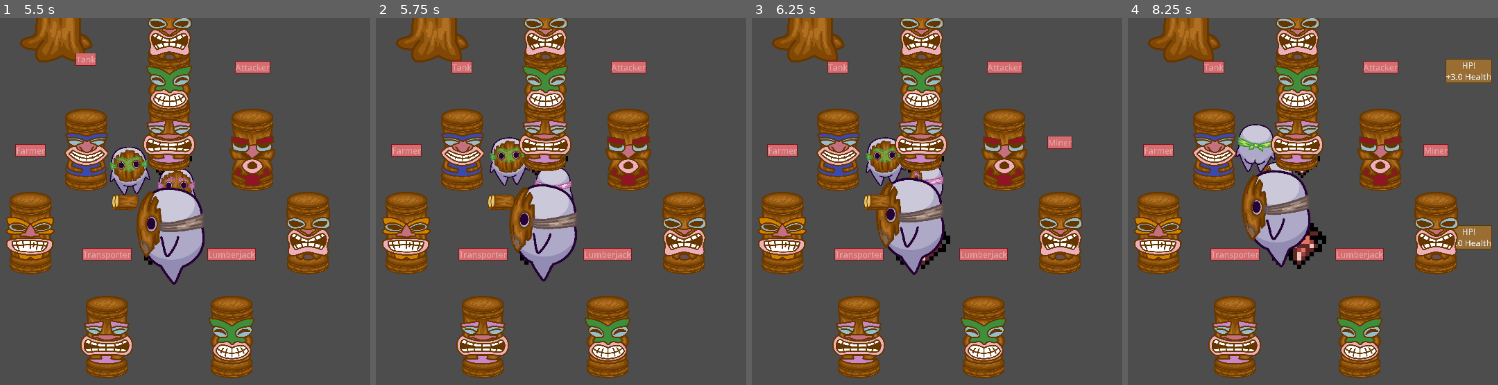
Above: before the commit, frames 1-4 (left to right).
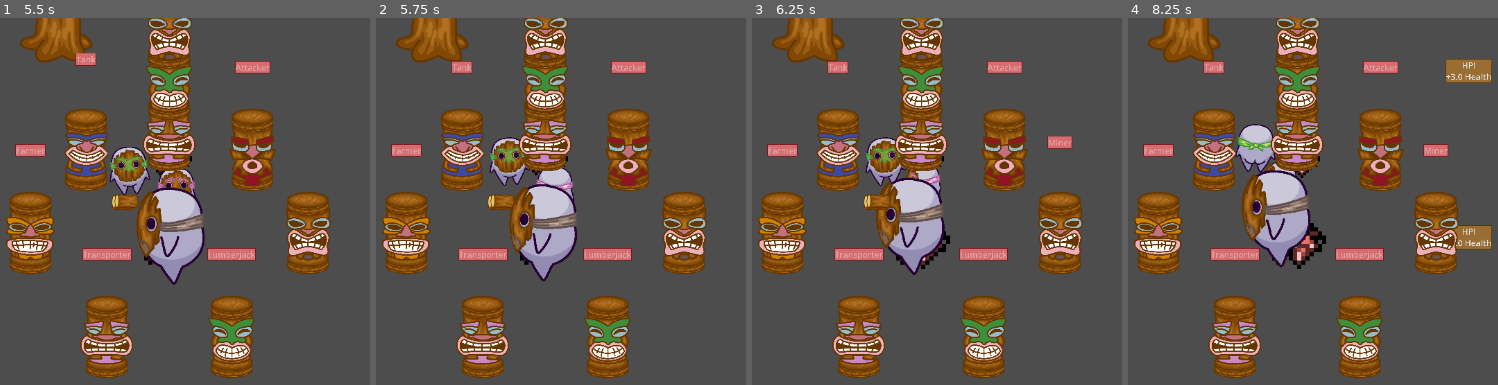
Above: after the commit, the same moments.

Repository: Kayno0o/gwj-86-godot
Game: Godot game, scene res://stages/tests/skills.tscn
The game is run twice, just before and just after one commit, with the same random seed, the same clock (stepped at 60 frames per second) and the same inputs. This scene is started directly instead of the project's main scene.
Inputs (mouse positions are in pixels of both pictures, inside the frame that each line leads up to):
- Up to frame 1 (5.5 s): tap Enter at 0.5, 2 s; move the mouse to (129, 128) at 0.52 s; hold Right (go right) 0.53-1.28 s; tap K every 0.75 s from 0.6 to 5.1 s; click (129, 128) at 0.67 s; tap Space at 1.25 s; move the mouse to (170, 32) at 1.27 s; hold Down (go down) 1.28-2.03 s; click (170, 32) at 1.42 s; move the mouse to (107, 337) at 2.02 s; hold Right (go right) 2.03-2.78 s; click (107, 337) at 2.17 s; move the mouse to (251, 150) at 2.77 s; hold Up (go up) 2.78-3.53 s; click (251, 150) at 2.92 s; move the mouse to (29, 234) at 3.52 s; hold Left (go left) 3.53-5.03 s; click (29, 234) at 3.67 s; move the mouse to (233, 337) at 4.27 s; click (233, 337) at 4.42 s; move the mouse to (85, 150) at 5.02 s; hold Down (go down) from 5.03 s (still down); click (85, 150) at 5.17 s
- Up to frame 2 (5.75 s): keep holding Down (go down)
- Up to frame 3 (6.25 s): move the mouse to (1059, 234) at 5.77 s; release Down (go down) at 5.78 s; hold Right (go right) from 5.78 s (still down); tap K at 5.85 s; click (1059, 234) at 5.92 s
- Up to frame 4 (8.25 s): move the mouse to (1298, 249) at 6.52 s; release Right (go right) at 6.53 s; hold Up (go up) 6.53-7.28 s; tap K at 6.6, 7.35, 8.1 s; click (1298, 249) at 6.67 s; move the mouse to (1468, 153) at 7.27 s; hold Right (go right) 7.28-8.03 s; click (1468, 153) at 7.42 s; move the mouse to (1379, 142) at 8.02 s; hold Down (go down) from 8.03 s (still down)

Frame 1 is identical in both runs. In frame 2, 0.2% of the frame differs, in the area x 42-54%, y 40-50%; in frame 3, 0.2%, in the area x 41-52%, y 40-49%; in frame 4, less than 0.1%.

Commit message:
feat: all entities wobble

Diff:
--- a/entities/entity.gd
+++ b/entities/entity.gd
@@ -38,12 +38,17 @@
 	Component.Type.Health: health_component,
 }
 
+var rotation_time: float = 0.0
+var base_rotation: float
+
 func _ready() -> void:
 	TargetManager.register_target(self, [target_type])
 	TargetManager.target_removed.connect(_on_target_removed)
 	health_component.death.connect(_on_death)
 
 	state_machine.ready(self)
+
+	base_rotation = rotation_degrees
 
 func _physics_process(delta: float):
 	state_machine.physics_process(delta)
@@ -52,6 +57,14 @@
 	state_machine.process(delta)
 
 	update_sprite_direction()
+	wobble(delta)
+
+func wobble(delta: float):
+	if velocity.length() > 10:
+		rotation_time += delta
+		var angle = sin(rotation_time * get_movement_speed() / 35) * 4.0
+
+		rotation_degrees = base_rotation + angle
 
 func update_sprite_direction():
 	if velocity.length() > 10:
--- a/scripts/states/MoveToTargetState.gd
+++ b/scripts/states/MoveToTargetState.gd
@@ -1,8 +1,6 @@
 class_name MoveToTargetState extends State
 
 var search_timer: Timer
-var rotation_time: float = 0.0
-var base_rotation: float
 
 func init(p_parent: Entity) -> void:
 	type = State.Type.MoveToTarget
@@ -14,8 +12,6 @@
 	search_timer.timeout.connect(_on_search_timeout)
 	add_child(search_timer)
 
-	base_rotation = parent.rotation_degrees
-
 func enter() -> void:
 	# transporter do not try to find closer targets
 	if parent.type != Enum.EntityType.MaskTransporter:
@@ -25,7 +21,7 @@
 func exit() -> void:
 	search_timer.stop()
 
-func process(delta: float):
+func process(_delta: float):
 	if not parent.current_target or not is_instance_valid(parent.current_target):
 		parent.current_target = null
 		return State.Type.Idle
@@ -37,7 +33,7 @@
 		return get_interaction_state()
 
 	# we cannot interact with the target, continue following it
-	move_to_target(delta)
+	move_to_target()
 	return null
 
 func _on_search_timeout() -> void:
@@ -79,15 +75,9 @@
 
 	return State.Type.Idle
 
-func move_to_target(delta) -> void:
+func move_to_target() -> void:
 	var direction = (parent.current_target.global_position - parent.global_position).normalized()
 	parent.velocity = direction * parent.get_movement_speed()
-
-	rotation_time += delta
-	var angle = sin(rotation_time * parent.get_movement_speed() / 35) * 4.0
-
-	parent.rotation_degrees = base_rotation + angle
-
 	parent.move_and_slide()
 
 # look for closer targets
